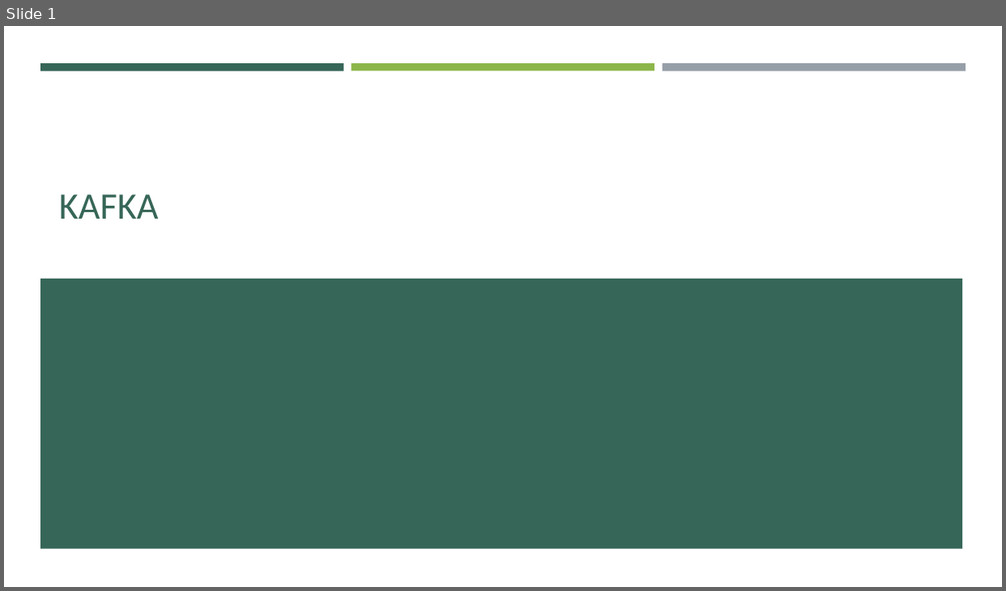
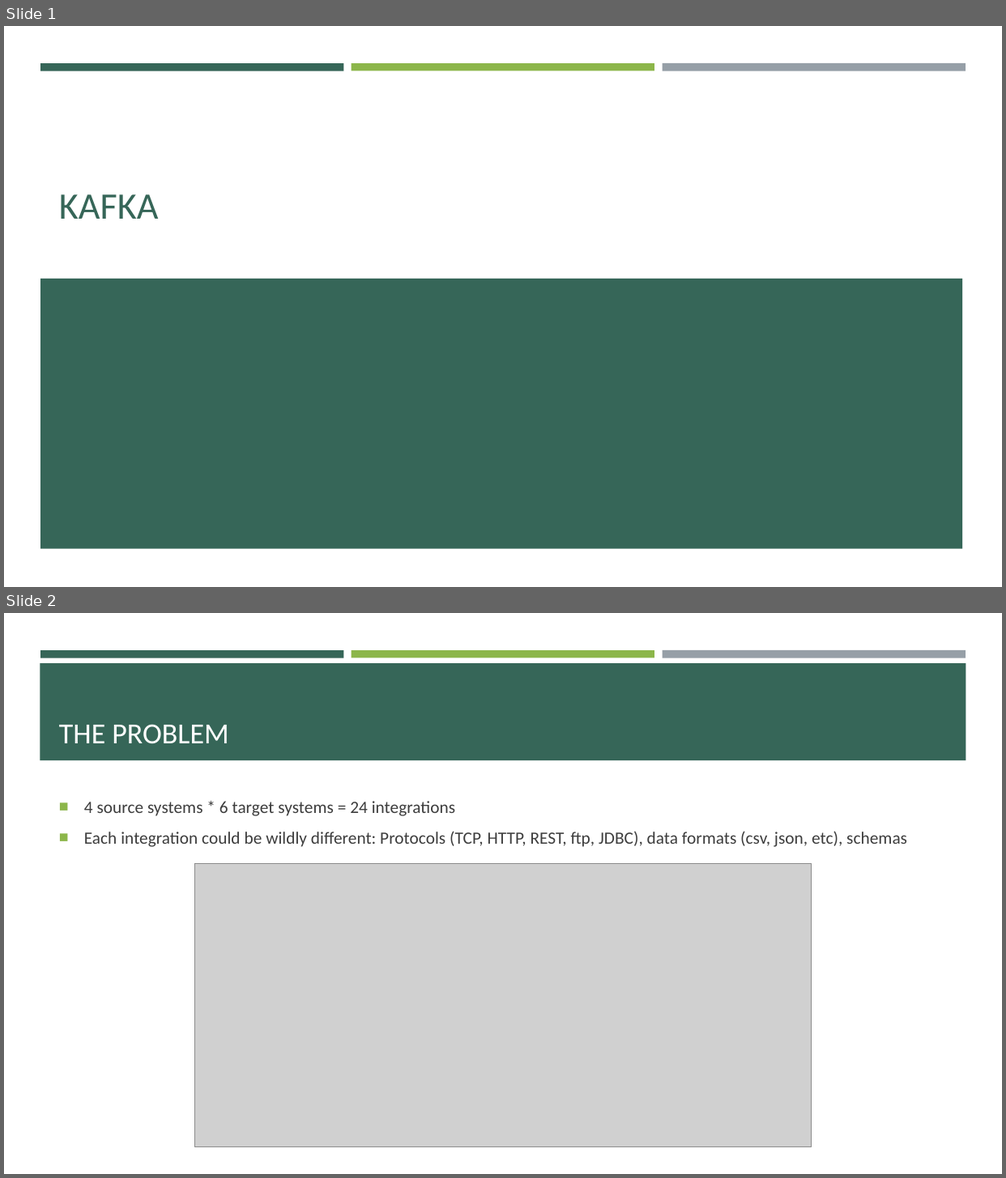
Before and after one commit to e-m-wilson/data_engineering, a slide deck: kafka/Kafka.pptx. Shown one above the other, each under a label of ours: slide 1 before the commit, slides 1 and 2 after it. The pictures are 1006x591 and 1006x1178 pixels, drawn with LibreOffice and Linux fonts; fonts in the diff are those of the drawing; grey boxes stand for pictures. Boxes give left, top, right and bottom in pixels: in the first picture for what was removed or moved away, otherwise in the second. Text is boxed around its words. In the diff, an @@ line names an element or a change of style, - is before the commit and + after.

```diff
--- a/kafka/Kafka.pptx
+++ b/kafka/Kafka.pptx
@@ slide 2 added at (x1=4, y1=613, x2=1002, y2=1174), background #FFFFFF; not listed: 3 template elements that a slide beside it also shows @@
@@ rectangle added at (x1=40, y1=663, x2=966, y2=760), fill #366658 @@
@@ title added at (x1=59, y1=724, x2=228, y2=744), 28 pt, text #FFFFFF @@
+THE PROBLEM
@@ text added at (x1=84, y1=801, x2=907, y2=847), 16.6 pt, text #3D3D3D @@
+■ 4 source systems * 6 target systems = 24 integrations
+■ Each integration could be wildly different: Protocols (TCP, HTTP, REST, ftp, JDBC), data formats (csv, json, etc), schemas
@@ picture added at (x1=195, y1=864, x2=812, y2=1147) @@
```
Also in this commit, not shown: 3 other slides added, 5 other files.
